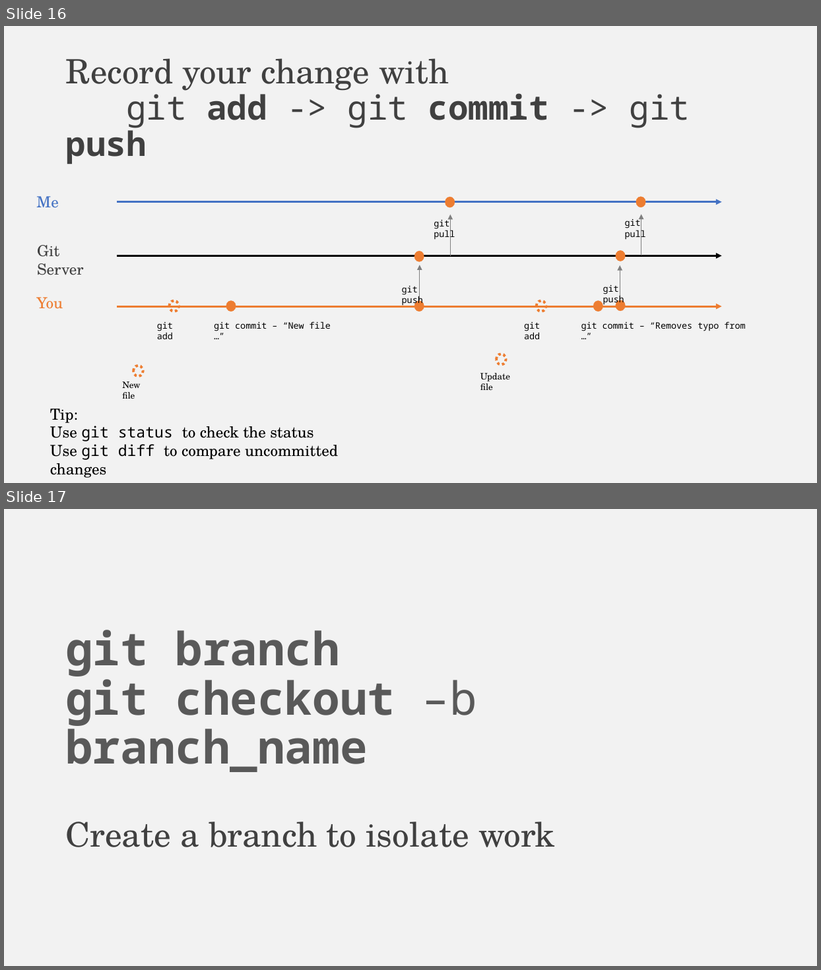
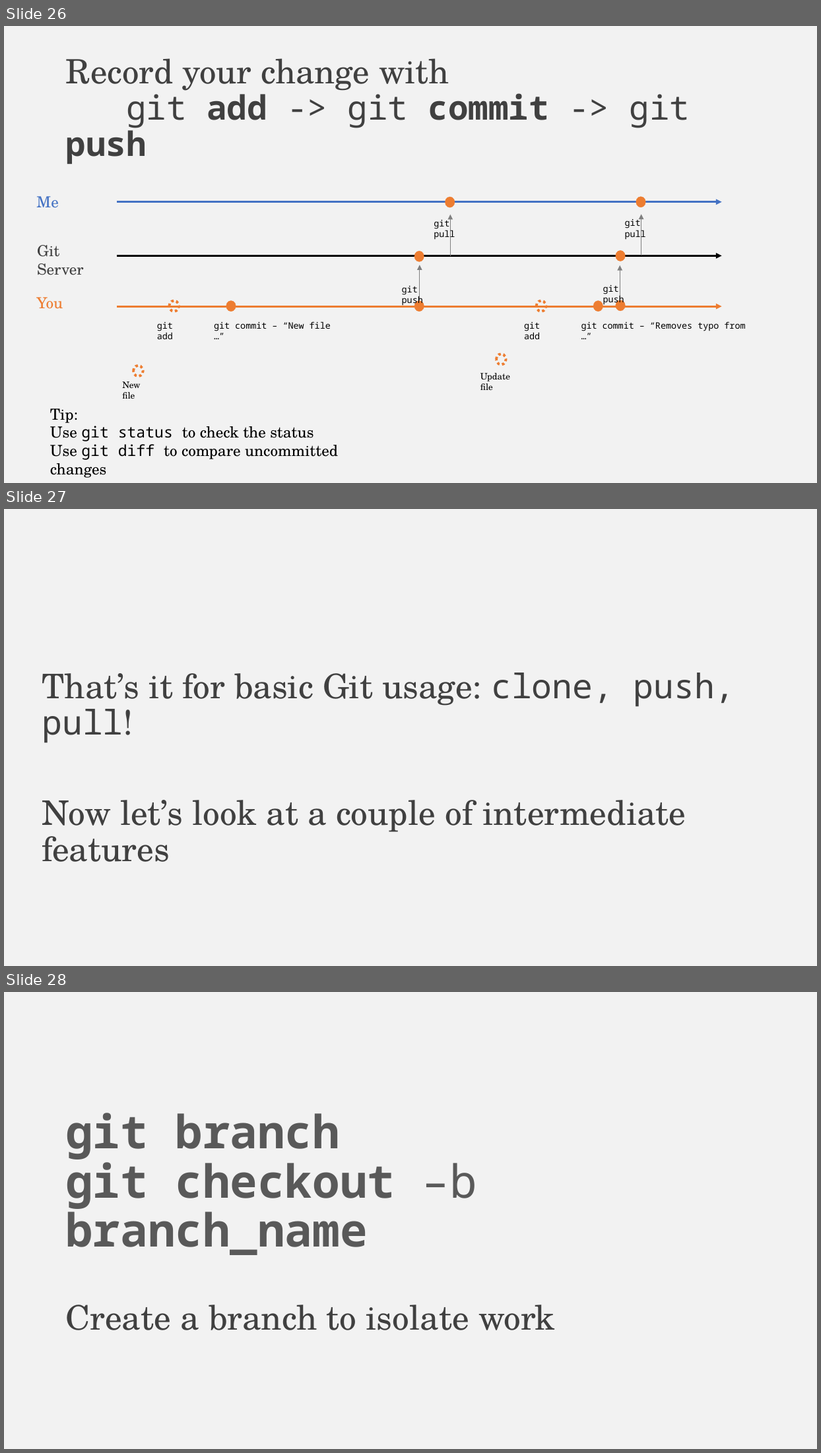
Before and after one commit to falconair/ProgrammingForAnalytics, a slide deck: lectures/050_git_version_control/Why do you need version control.pptx. Shown one above the other, each under a label of ours: slides 16 and 17 before the commit, slides 26, 27 and 28 after it. The pictures are 821x970 and 821x1453 pixels, drawn with LibreOffice and Linux fonts; fonts in the diff are those of the drawing. Boxes give left, top, right and bottom in pixels: in the first picture for what was removed or moved away, otherwise in the second. Text is boxed around its words. In the diff, an @@ line names an element or a change of style, - is before the commit and + after.

```diff
--- a/lectures/050_git_version_control/Why do you need version control.pptx
+++ b/lectures/050_git_version_control/Why do you need version control.pptx
@@ slide 27 added at (4,509,817,966), background #F2F2F2 @@
@@ text added at (42,673,735,862), 40 pt, text #404040 @@
+That’s it for basic Git usage: clone, push, pull!
+Now let’s look at a couple of intermediate features
@@ what was slide 16 is now slide 26 @@
@@ what was slide 17 is now slide 28 @@
```
Also in this commit, not shown: 1 slide changed, 10 other slides added, 3 other files.
